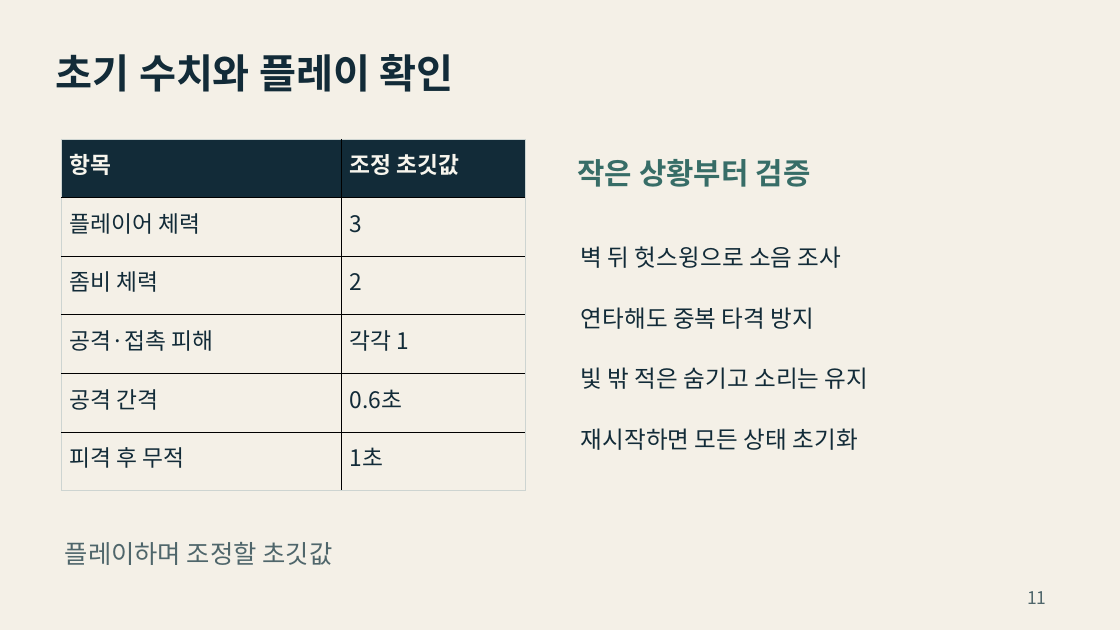
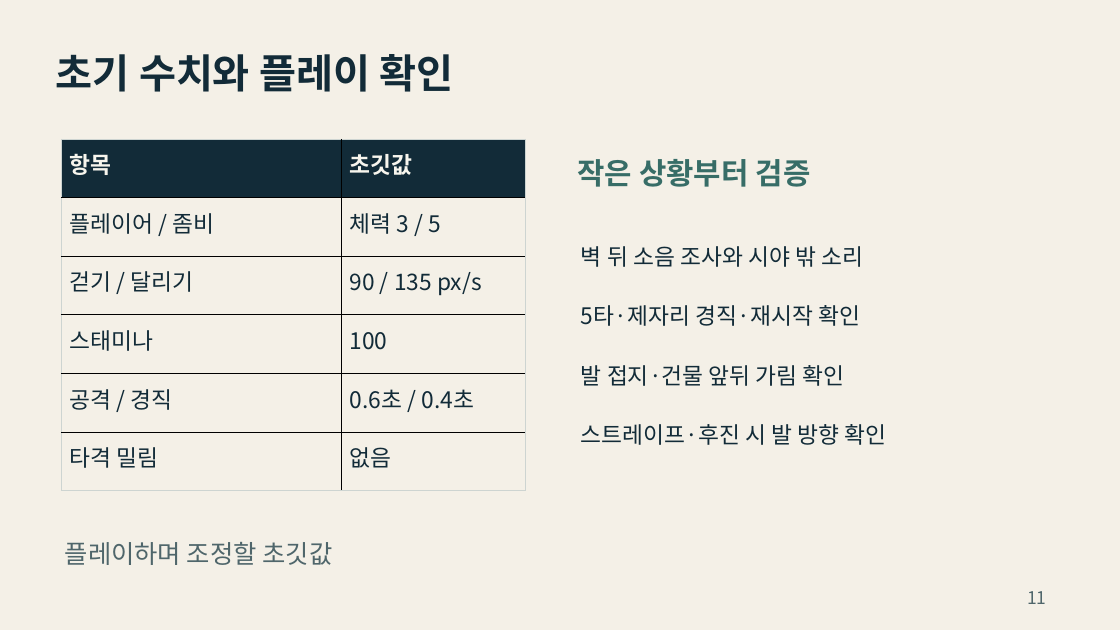
Before and after one commit to yoon778/2D_project, a slide deck: slide 11 of presentation/그림자_배달_기획서.pptx. Drawn at 1120x630 pixels with LibreOffice and Linux fonts; fonts in the diff are those of the drawing. Boxes give left, top, right and bottom in pixels: in the first picture for what was removed or moved away, otherwise in the second. Text is boxed around its words. In the diff, an @@ line names an element or a change of style, - is before the commit and + after.

```diff
--- a/presentation/그림자_배달_기획서.pptx
+++ b/presentation/그림자_배달_기획서.pptx
@@ table at (61,139,525,492) @@
-row 1, column 2: 조정 초깃값
+row 1, column 2: 초깃값
-row 2, column 1: 플레이어 체력
+row 2, column 1: 플레이어 / 좀비
-row 2, column 2: 3
+row 2, column 2: 체력 3 / 5
-row 3, column 1: 좀비 체력
+row 3, column 1: 걷기 / 달리기
-row 3, column 2: 2
+row 3, column 2: 90 / 135 px/s
-row 4, column 1: 공격·접촉 피해
+row 4, column 1: 스태미나
-row 4, column 2: 각각 1
+row 4, column 2: 100
-row 5, column 1: 공격 간격
+row 5, column 1: 공격 / 경직
-row 5, column 2: 0.6초
+row 5, column 2: 0.6초 / 0.4초
-row 6, column 1: 피격 후 무적
+row 6, column 1: 타격 밀림
-row 6, column 2: 1초
+row 6, column 2: 없음
@@ text at (581,246,887,445): text changed; size 20.2 to 19.5 pt @@
-벽 뒤 헛스윙으로 소음 조사
-연타해도 중복 타격 방지
-빛 밖 적은 숨기고 소리는 유지
-재시작하면 모든 상태 초기화
+벽 뒤 소음 조사와 시야 밖 소리
+5타·제자리 경직·재시작 확인
+발 접지·건물 앞뒤 가림 확인
+스트레이프·후진 시 발 방향 확인
```
Also in this commit, not shown: 8 other slides changed, 10 other files.
